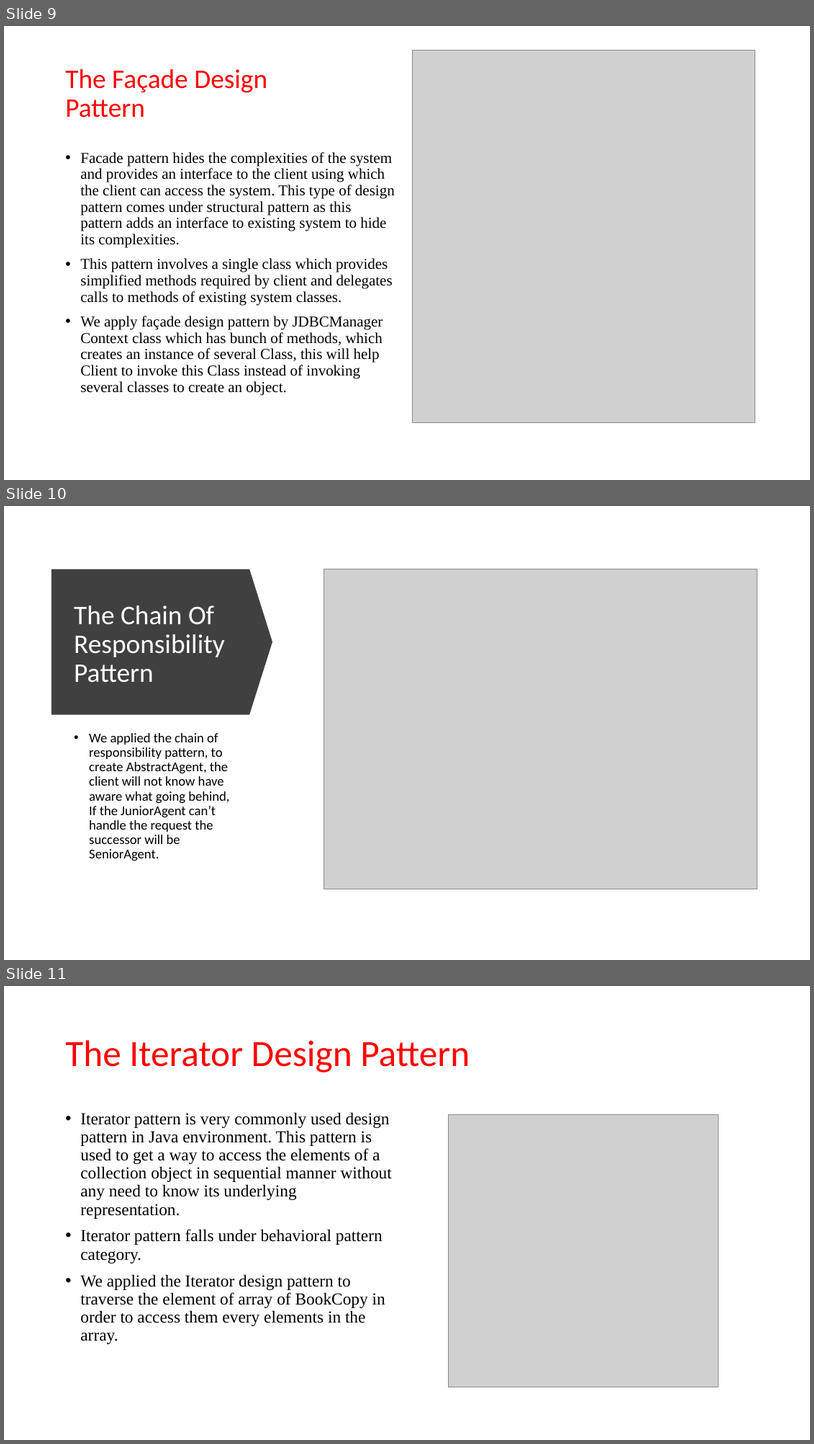
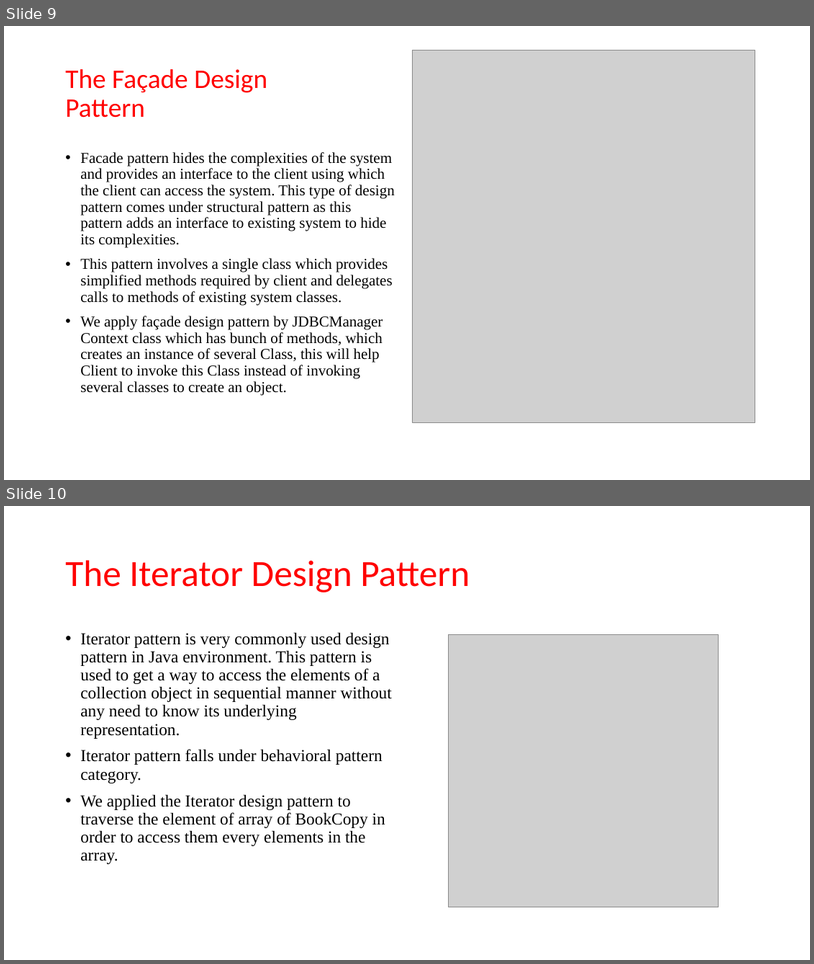
Before and after one commit to asdprojectlibrary/FrameworkLibraryProject, a slide deck: New Microsoft PowerPoint Presentation1.pptx. Shown one above the other, each under a label of ours: slides 9, 10 and 11 before the commit, slides 9 and 10 after it. The pictures are 814x1444 and 814x964 pixels, drawn with LibreOffice and Linux fonts; fonts in the diff are those of the drawing; grey boxes stand for pictures. Boxes give left, top, right and bottom in pixels: in the first picture for what was removed or moved away, otherwise in the second. Text is boxed around its words. In the diff, an @@ line names an element or a change of style, - is before the commit and + after.

```diff
--- a/New Microsoft PowerPoint Presentation1.pptx
+++ b/New Microsoft PowerPoint Presentation1.pptx
@@ slide 10 removed at (4, 506, 810, 960), background #FFFFFF @@
@@ down arrow removed at (52, 569, 273, 715) @@
@@ picture removed at (324, 569, 757, 888) @@
@@ title removed at (74, 605, 224, 682) @@
-The Chain Of Responsibility Pattern
@@ text removed at (89, 733, 229, 861) @@
-• We applied the chain of responsibility pattern, to create AbstractAgent, the client will not know have aware what going behind, If the JuniorAgent can’t handle the request the successor will be SeniorAgent.
@@ what was slide 11 is now slide 10 @@
```
Also in this commit, not shown: 1 slide changed, 1 other file.
